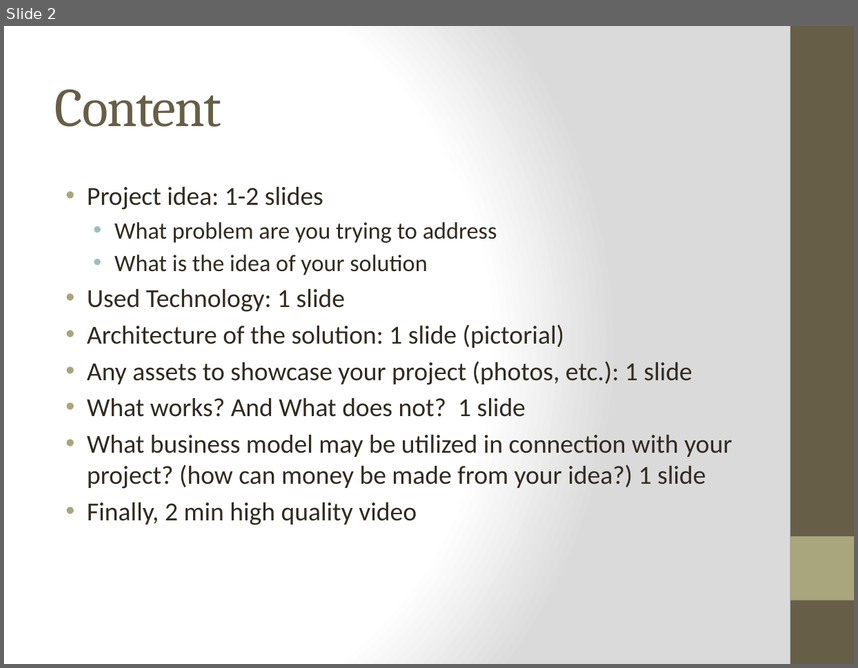
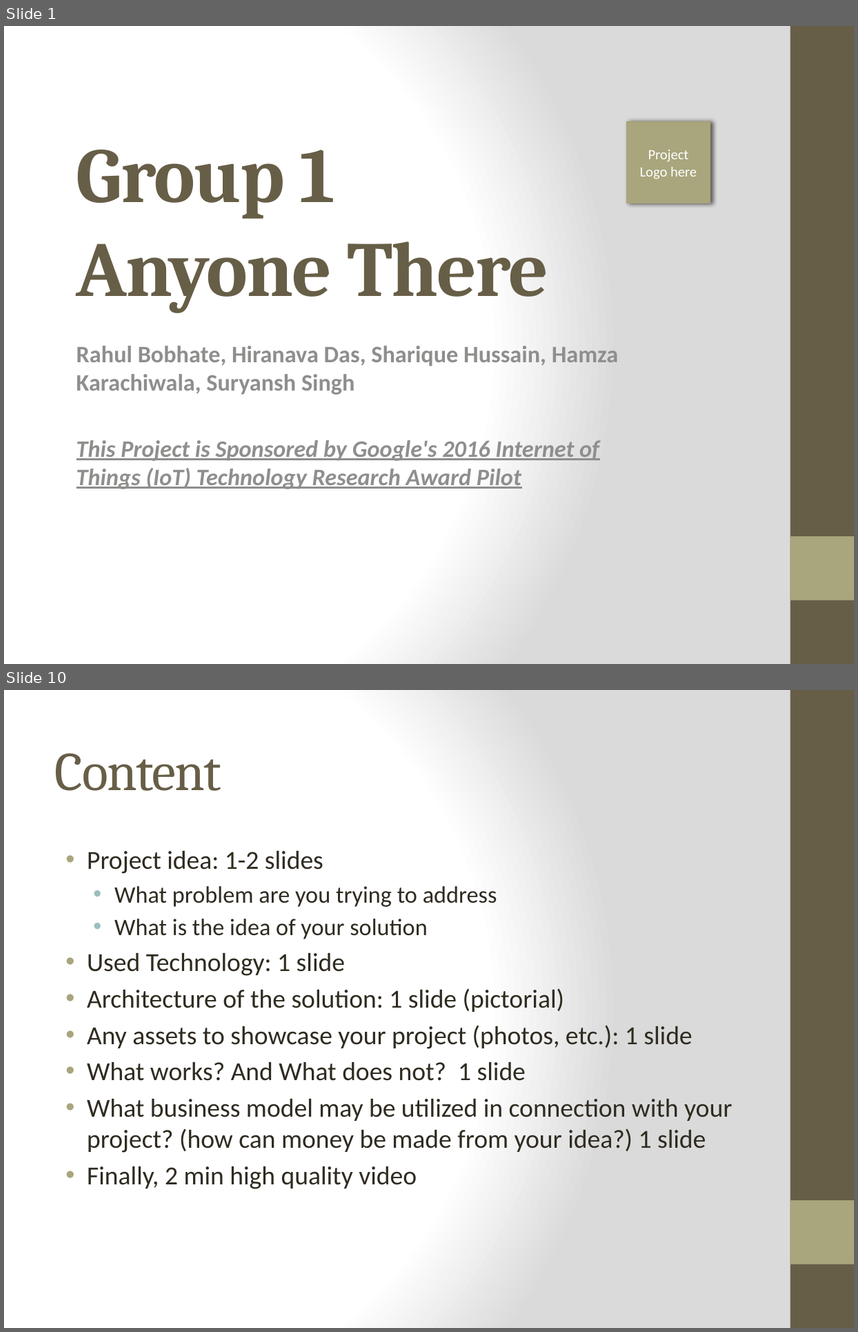
Before and after one commit to IoThingers/TermProject, a slide deck: FinalPresentation.pptx. Shown one above the other, each under a label of ours: slide 2 before the commit, slides 1 and 10 after it; the slides between them are not shown. The pictures are 858x668 and 858x1332 pixels, drawn with LibreOffice and Linux fonts; fonts in the diff are those of the drawing; background and template pictures are left out. Boxes give left, top, right and bottom in pixels: in the first picture for what was removed or moved away, otherwise in the second. Text is boxed around its words. In the diff, an @@ line names an element or a change of style, - is before the commit and + after.

```diff
--- a/FinalPresentation.pptx
+++ b/FinalPresentation.pptx
@@ slide 1 added at (x1=4, y1=26, x2=854, y2=664), background gradient #FFFFFF to #DADADA; not listed: 2 template elements that a slide beside it also shows @@
@@ rectangle added at (x1=627, y1=122, x2=711, y2=203), fill #A9A57C, outline #A6A278 1 pt, 12 pt, text #FFFFFF @@
+Project Logo here
@@ title added at (x1=76, y1=150, x2=549, y2=313), 66 pt, text #675E47, bold @@
+Group 1
+Anyone There
@@ subtitle added at (x1=76, y1=345, x2=619, y2=489), 20 pt, text #8F8F8D, bold, italic, underline @@
+Rahul Bobhate, Hiranava Das, Sharique Hussain, Hamza Karachiwala, Suryansh Singh
+This Project is Sponsored by Google's 2016 Internet of Things (IoT) Technology Research Award Pilot
@@ what was slide 2 is now slide 10 @@
```
Also in this commit, not shown: 8 other slides added, 1 slide removed.
